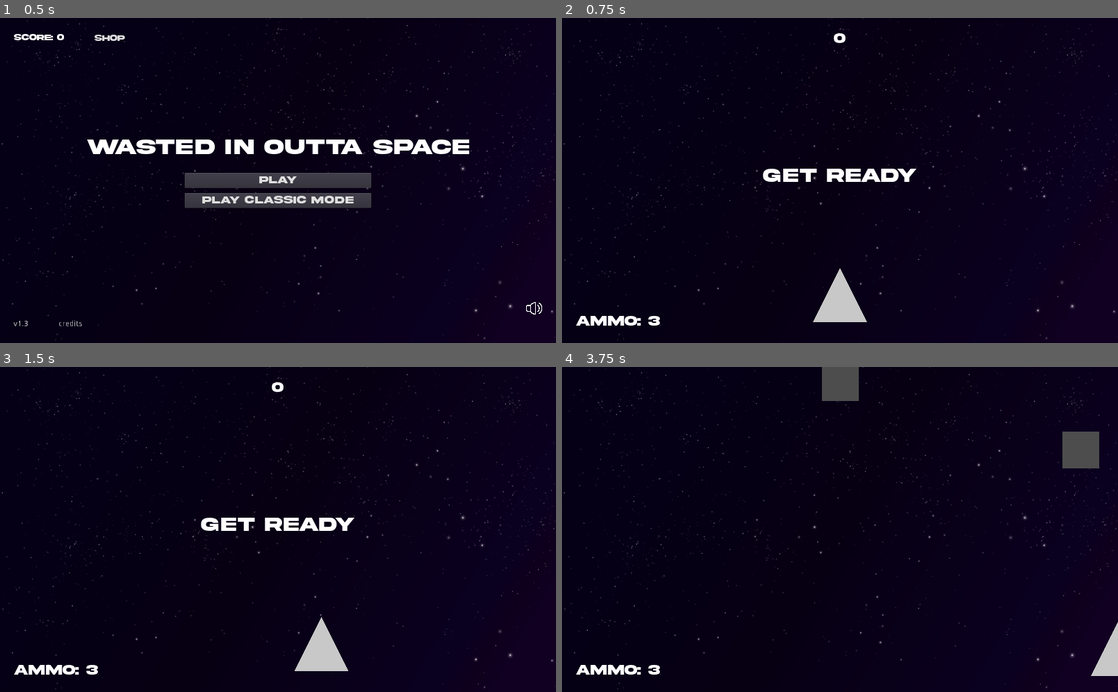
Above: before the commit, frames 1-4 (two rows, left to right).
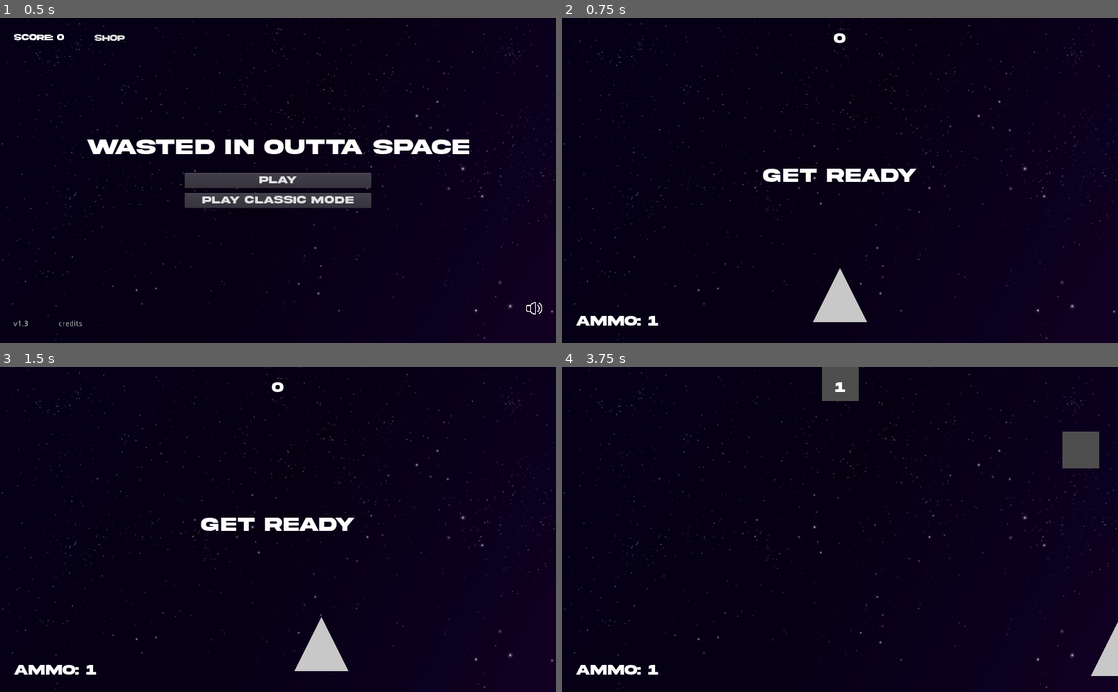
Above: after the commit, the same moments.

Repository: gabelstapler6/WIOS
Game: Godot game, scene res://Scenes/Main.tscn
Same seed, same stepped clock (60 frames per second), same inputs: the game is played once before the commit and once after it.
Inputs:
- Up to frame 1 (0.5 s): no input
- Up to frame 2 (0.75 s): click "play" at 0.5 s
- Up to frame 3 (1.5 s): tap Enter at 1.25 s; hold Right (ui_right) from 1.28 s (still down)
- Up to frame 4 (3.75 s): release Right (ui_right) at 2.03 s; hold Down (ui_down) 2.03-2.78 s; hold Right (ui_right) 2.78-3.53 s; hold Up (ui_up) from 3.53 s (still down)

Frame 1 is identical in both runs. In frame 2, less than 0.1% of the frame differs, in the area x 15-18%, y 91-95%; in frame 3, less than 0.1%; in frame 4, less than 0.1%, in the area x 15-51%, y 4-95%.

Commit message:
Canvas als GUI, damit die immer im Vordergrund bleibt

Diff:
--- a/Scenes/Main.tscn
+++ b/Scenes/Main.tscn
@@ -47,20 +47,22 @@
 
 [node name="MobSpawnLocation" type="PathFollow2D" parent="MobPath"]
 
-[node name="GUI" parent="." instance=ExtResource( 4 )]
-
-[node name="MainMenu" parent="." instance=ExtResource( 8 )]
-
 [node name="Music" type="AudioStreamPlayer" parent="."]
 stream = ExtResource( 6 )
+
+[node name="Canvas" type="CanvasLayer" parent="."]
+
+[node name="GUI" parent="Canvas" instance=ExtResource( 4 )]
+
+[node name="MainMenu" parent="Canvas" instance=ExtResource( 8 )]
 [connection signal="ammo_change" from="Player" to="." method="_on_Player_ammo_change"]
 [connection signal="hit" from="Player" to="." method="game_over"]
 [connection signal="shoot_bullet" from="Player" to="." method="_on_Player_shoot_bullet"]
 [connection signal="timeout" from="MobTimer" to="." method="_on_MobTimer_timeout"]
 [connection signal="timeout" from="ScoreTimer" to="." method="_on_ScoreTimer_timeout"]
 [connection signal="timeout" from="StartTimer" to="." method="_on_StartTimer_timeout"]
-[connection signal="main_menu" from="GUI" to="." method="_on_GUI_main_menu"]
-[connection signal="play_again" from="GUI" to="." method="_on_MainMenu_start_game"]
-[connection signal="sound_off" from="MainMenu" to="." method="_on_MainMenu_sound_off"]
-[connection signal="sound_on" from="MainMenu" to="." method="_on_MainMenu_sound_on"]
-[connection signal="start_game" from="MainMenu" to="." method="_on_MainMenu_start_game"]
+[connection signal="main_menu" from="Canvas/GUI" to="." method="_on_GUI_main_menu"]
+[connection signal="play_again" from="Canvas/GUI" to="." method="_on_MainMenu_start_game"]
+[connection signal="sound_off" from="Canvas/MainMenu" to="." method="_on_MainMenu_sound_off"]
+[connection signal="sound_on" from="Canvas/MainMenu" to="." method="_on_MainMenu_sound_on"]
+[connection signal="start_game" from="Canvas/MainMenu" to="." method="_on_MainMenu_start_game"]
--- a/Scenes/script/Main.gd
+++ b/Scenes/script/Main.gd
@@ -10,7 +10,7 @@
 func _ready():
 	randomize()
 	$Music.play()
-	$GUI.hide()
+	$Canvas/GUI.hide()
 
 
 # Called every frame. 'delta' is the elapsed time since the previous frame.
@@ -20,12 +20,11 @@
 func game_over():
 	$ScoreTimer.stop()
 	$MobTimer.stop()
-	$GUI.show_game_over()
+	$Canvas/GUI.show_game_over()
 	get_tree().call_group("tiles", "queue_free")
-	$MobTimer.wait_time = 0.5
-	$Player.ammo = 3
 	$Player.score += score
-	$MainMenu.update_score($Player.score)
+	$Canvas/MainMenu.update_score($Player.score)
+	$Player.shooting = false
 
 
 func _on_MobTimer_timeout():
@@ -43,24 +42,24 @@
 
 func _on_ScoreTimer_timeout():
 	score += 1
-	$GUI.update_score(score)
+	$Canvas/GUI.update_score(score)
 
 	if score % 10 == 0:
-		$Player.ammo += 3
+		$Player.ammo += 1
 		if score > 100:
-			$Player.ammo += 3
+			$Player.ammo += 5
 		if score > 200:
-			$Player.ammo += 1
+			$Player.ammo += 2
 
 		$Player.emit_signal("ammo_change")
 
 	if score == 100:
 		$MobTimer.wait_time = 0.25
-		$GUI.show_message("Watch out!")
+		$Canvas/GUI.show_message("Watch out!")
 
 	if score == 200:
 		$MobTimer.wait_time = 0.20
-		$GUI.show_message("Watch out!")
+		$Canvas/GUI.show_message("Watch out!")
 
 
 func _on_StartTimer_timeout():
@@ -78,7 +77,7 @@
 
 
 func _on_Player_ammo_change():
-	$GUI/VBoxContainer/AmmoCount.text = "Ammo: " + str($Player.ammo)
+	$Canvas/GUI/VBoxContainer/AmmoCount.text = "Ammo: " + str($Player.ammo)
 
 
 func _on_MainMenu_sound_off():
@@ -89,14 +88,17 @@
 
 
 func _on_MainMenu_start_game():
+	$Player.shooting = true
+	$MobTimer.wait_time = 0.5
+	$Player.ammo = 1
 	score = 0
-	$GUI.show()
+	$Canvas/GUI.show()
 	$Player.start($StartPosition.position)
 	$StartTimer.start()
-	$GUI.update_score(score)
-	$GUI.show_message("Get Ready")
+	$Canvas/GUI.update_score(score)
+	$Canvas/GUI.show_message("Get Ready")
 	$Player.emit_signal("ammo_change")
 
 
 func _on_GUI_main_menu():
-	$MainMenu.show()
+	$Canvas/MainMenu.show()
--- a/Scenes/script/Player.gd
+++ b/Scenes/script/Player.gd
@@ -10,7 +10,7 @@
 var screen_size
 
 var vertical_movement = true
-var shooting = true
+var shooting = false
 var ammo = 3
 var score = 0
 
